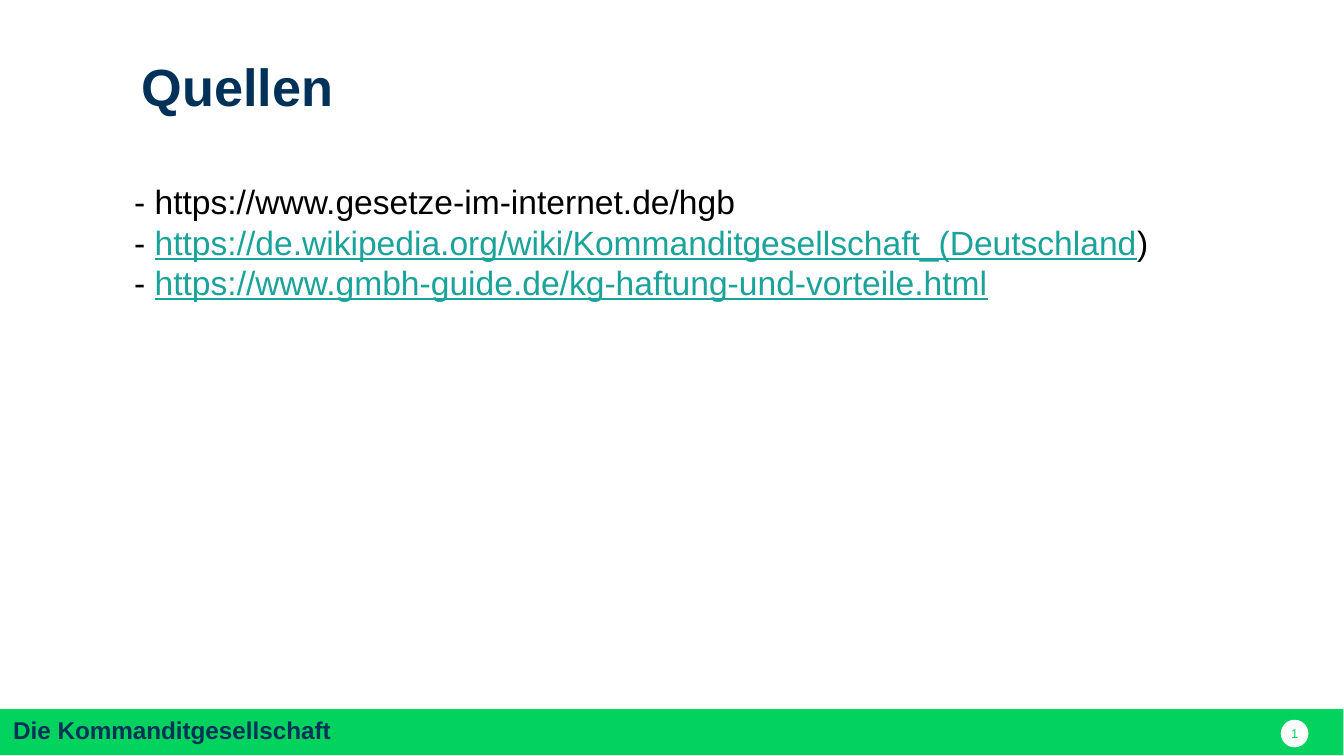
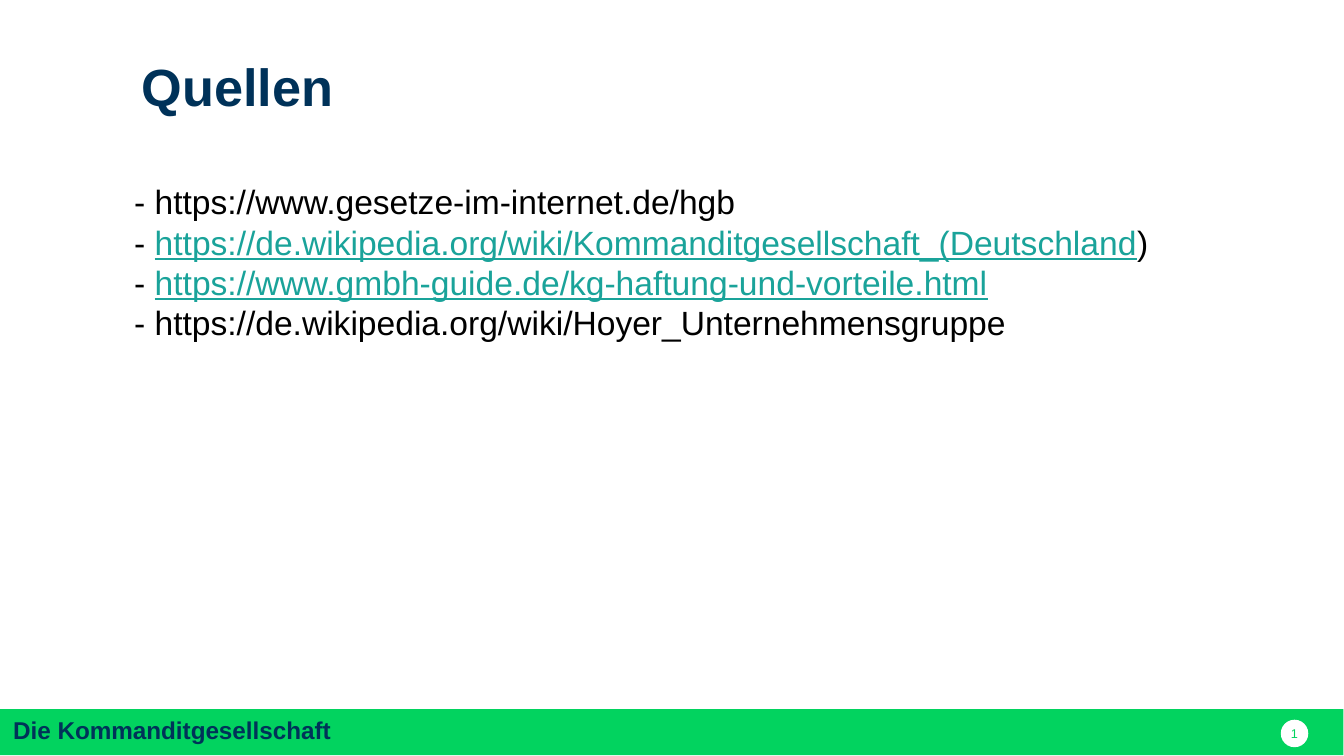
Before and after one commit to nodeg/exercises, a slide deck: slide 1 of Referat_BWP_KG_Quellen.pptx. Drawn at 1344x756 pixels with LibreOffice and Linux fonts; fonts in the diff are those of the drawing. Boxes give left, top, right and bottom in pixels: in the first picture for what was removed or moved away, otherwise in the second. Text is boxed around its words. In the diff, an @@ line names an element or a change of style, - is before the commit and + after.

Commit message:
Added Danny's source

```diff
--- a/Referat_BWP_KG_Quellen.pptx
+++ b/Referat_BWP_KG_Quellen.pptx
@@ text at bbox=[155, 310, 1006, 341]: paragraph added @@
+- https://de.wikipedia.org/wiki/Hoyer_Unternehmensgruppe
```
